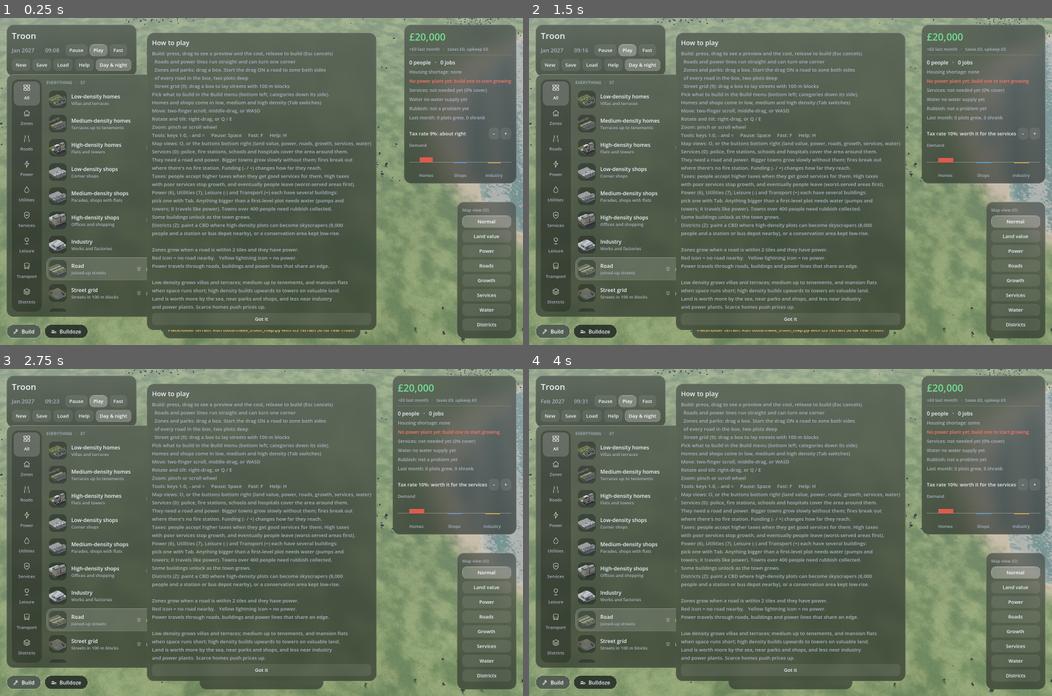
Above: before the commit, frames 1-4 (two rows, left to right).
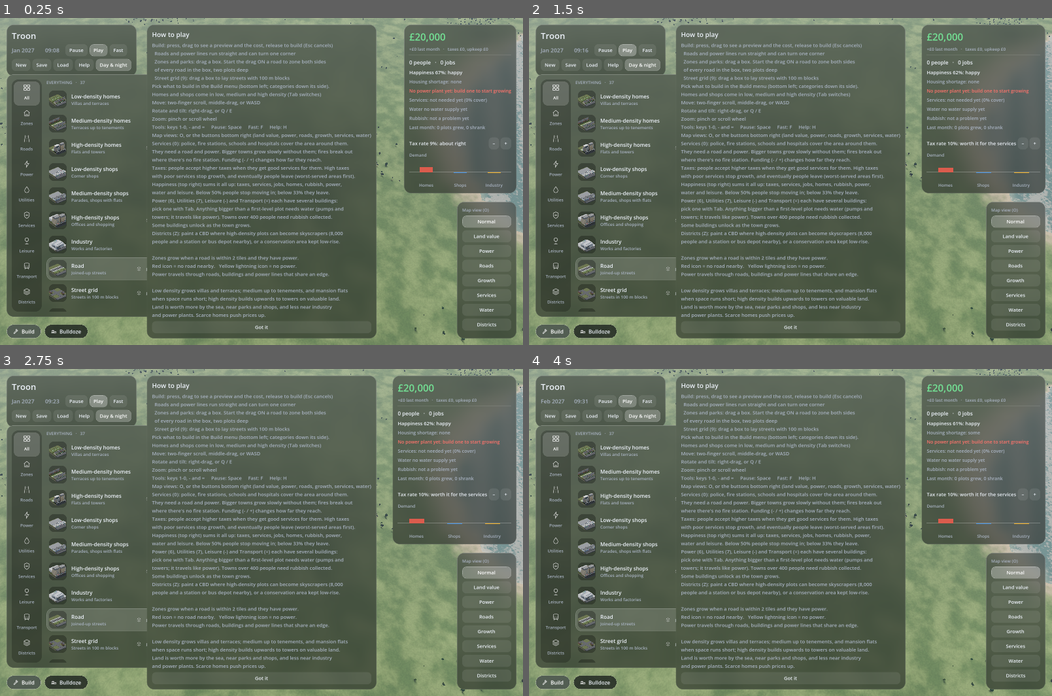
Above: after the commit, the same moments.

Repository: samdickie/city-sim-creator
Game: Godot game, scene res://game3d.tscn
Same seed, same stepped clock (60 frames per second), same inputs: the game is played once before the commit and once after it.
Inputs:
- Up to frame 1 (0.25 s): no input
- Up to frame 2 (1.5 s): click "+" at 0.5 s; click "Play" at 1.25 s
- Up to frame 3 (2.75 s): click "Play" at 2 s
- Up to frame 4 (4 s): click "Normal" at 2.75 s; click "Normal" at 3.5 s

The runs differ from the first frame. In frame 1, 10% of the frame differs, in the area x 28-99%, y 2-98%; in frame 2, 10%; in frame 3, 10%; in frame 4, 10%.

Commit message:
Happiness score: one 0-100% summary of how residents feel, which drives demand for homes
- simulation.gd: happiness (0-1) and happiness_parts built monthly (and on tax
  changes) from taxes vs services, services vs expectations, leisure, rubbish,
  unemployment, housing shortage, and homes without power or water. appeal() is
  now 3 x happiness - 1, so the number really sets whether people come or leave.
  Businesses use business_appeal() (the town-wide parts only), keeping their
  balance as before. Complaint API: complaint_keys(), unhappy_reasons(),
  complaint_text(), complaint_fix(), happiness_word(); zone hover text names
  the top complaint and its fix. Hook left for pollution.
- settings.gd: Happiness section with the new weights.
- hud.gd: "Happiness 72%: happy" line with the main complaint below 60%, red
  below 50%; tax line uses business appeal; help text.
- GAME_DESIGN.md: Happiness section.

Co-Authored-By: Claude Opus 5.5 <noreply@anthropic.com>
Claude-Session: https://claude.ai/code/session_01TJfN1XR5FkkXgydyT6DSGx

Diff:
--- a/scripts/hud.gd
+++ b/scripts/hud.gd
@@ -1,7 +1,7 @@
 extends CanvasLayer
 ## The on-screen interface: a clean, modern look with rounded translucent panels.
 ##   Top left:      city name, date, game speed
-##   Top right:     money, budget, people, power, tax, demand
+##   Top right:     money, budget, people, happiness, power, tax, demand
 ##   Bottom left:   the Build menu (categories down the side, items with
 ##                  pictures, descriptions and prices) and the Build / Bulldoze buttons
 ##   Bottom centre: what's under the mouse, and messages
@@ -57,6 +57,7 @@
 var money_label: Label
 var budget_label: Label
 var people_label: Label
+var happiness_label: Label
 var housing_label: Label
 var power_label: Label
 var growth_label: Label
@@ -168,6 +169,8 @@
 	box.add_child(_divider())
 	people_label = _label("", 16, TEXT)
 	box.add_child(people_label)
+	happiness_label = _label("", 15, TEXT)
+	box.add_child(happiness_label)
 	housing_label = _label("", 14, TEXT_DIM)
 	box.add_child(housing_label)
 	power_label = _label("", 14, TEXT_DIM)
@@ -550,6 +553,8 @@
 		"where there's no fire station. Funding (- / +) changes how far they reach.\n" +
 		"Taxes: people accept higher taxes when they get good services for them. High taxes\n" +
 		"with poor services stop growth, and eventually people leave (worst-served areas first).\n" +
+		"Happiness (top right) sums it all up: taxes, services, jobs, homes, rubbish, power,\n" +
+		"water and leisure. Below 50% people stop moving in; below 33% they leave.\n" +
 		"Power (6), Utilities (7), Leisure (-) and Transport (=) each have several buildings:\n" +
 		"pick one with Tab. Anything bigger than a first-level plot needs water (pumps and\n" +
 		"towers; it travels like power). Towns over 400 people need rubbish collected.\n" +
@@ -582,6 +587,16 @@
 	money_label.add_theme_color_override("font_color", BAD if sim.money * 10 < Settings.START_MONEY else GOOD)
 	budget_label.text = "%s last month   ·   taxes %s, upkeep %s" % [net_text, income_text, upkeep_text]
 	people_label.text = "%s people   ·   %s jobs" % [thousands(sim.population), thousands(sim.jobs())]
+	# Happiness sums everything up; when it slips, say what residents mind most.
+	var happy: float = sim.happiness
+	happiness_label.text = "Happiness %d%%: %s" % [roundi(happy * 100.0), sim.happiness_word()]
+	if happy < 0.6:
+		var complaints: Array = sim.unhappy_reasons(1)
+		if not complaints.is_empty():
+			var worst: String = complaints[0]
+			happiness_label.text += "\nMain complaint: %s" % worst
+	happiness_label.add_theme_color_override("font_color",
+		BAD if happy < 0.5 else (GOOD if happy >= 0.8 else TEXT))
 	var short: float = sim.housing_shortage()
 	var word := "none" if short <= 0.0 else ("some" if short < 0.4 else ("serious" if short < 0.8 else "severe"))
 	if sim.average_home_price > 0:
@@ -612,7 +627,7 @@
 	services_label.add_theme_color_override("font_color",
 		BAD if service_word == "poor" else (GOOD if service_word == "excellent" else TEXT_DIM))
 	tax_label.text = "Tax rate %d%%: %s" % [roundi(sim.tax_rate * 100.0), sim.tax_word()]
-	tax_label.add_theme_color_override("font_color", BAD if sim.appeal() < 0.3 else TEXT)
+	tax_label.add_theme_color_override("font_color", BAD if sim.business_appeal() < 0.3 else TEXT)
 	demand_box.queue_redraw()
 
 
--- a/scripts/settings.gd
+++ b/scripts/settings.gd
@@ -50,6 +50,20 @@
 const SERVICES_EFFECT := 0.6      # how much better (or worse) than expected services move appeal
 const TAX_BASE := 2.0             # £ per resident or job per month at a 100% rate
 const ROAD_UPKEEP := 0.5          # £ per road tile per month
+
+# --- Happiness ---
+# Happiness (0-100%) sums up how residents feel, and it is what draws people in.
+# It adds up taxes against services, services against what people expect, leisure
+# and rubbish (as above), plus the things below that only residents feel at home.
+# Each is in "appeal" points: a normal town has appeal 1 (67% happy); appeal 0.5
+# (50%) is where people stop wanting to move in, and below 0 (33%) they leave.
+const JOBS_START_POP := 400       # below this, people happily work in the towns nearby
+const JOBS_SLACK := 0.05          # this much unemployment is normal and nobody minds
+const UNEMPLOYMENT_EFFECT := 2.0  # appeal lost per share of workers out of work (above the slack)
+const HOUSING_EFFECT := 0.15      # appeal lost in a severe housing shortage (homes too dear)
+const NO_POWER_EFFECT := 0.8      # appeal lost if every home were without power...
+const NO_WATER_EFFECT := 0.6      # ...or without water (only homes big enough to need it)
+const COMPLAINT_SIZE := 0.05      # appeal a thing must cost before residents complain about it
 
 # --- Power ---
 const POWER_LINE_COST := 5
--- a/scripts/simulation.gd
+++ b/scripts/simulation.gd
@@ -20,6 +20,20 @@
 	Tile.HARBOUR: "harbour",
 }
 const LAST_TILE := Tile.HARBOUR
+# What residents complain about, by happiness part: [the complaint, how to fix it].
+# Kept in one place so the HUD, zone hover text and advisors all say the same thing.
+const COMPLAINTS := {
+	"taxes": ["taxes too high for the services", "lower the tax rate, or build services near homes"],
+	"services": ["not enough police, fire, schools or hospitals", "build services near homes, or fund them more"],
+	"rubbish": ["rubbish piling up", "build a landfill or recycling centre"],
+	"jobs": ["not enough jobs", "zone more shops or industry"],
+	"housing": ["homes too dear (housing shortage)", "zone more homes, or zone them denser"],
+	"power": ["homes without power", "build another power plant, or link the homes to one"],
+	"water": ["homes without water", "build a water pump or tower"],
+}
+# The parts businesses weigh too. The rest (jobs, housing, power and water at
+# home) only residents feel, so they don't put shops and industry off.
+const BUSINESS_PARTS: Array[String] = ["taxes", "services", "leisure", "rubbish"]
 enum Service { POLICE, FIRE, SCHOOL, HOSPITAL }   # same order as the service tiles
 enum Growth { NONE, GROWING, WAITING, BLOCKED, FULL }   # for the growth map
 
@@ -49,6 +63,14 @@
 var rubbish_made := 0                 # in residents' worth
 var rubbish_capacity := 0
 var leisure_appeal := 0.0             # extra appeal from leisure buildings and landmarks
+# How residents feel, 0 (furious) to 1 (delighted): the single summary of taxes,
+# services, leisure, rubbish, jobs, housing, power and water. It sets how many
+# people want to move in (see appeal()). Worked out again every month and
+# whenever taxes change, from the town itself, so it needs no saving.
+var happiness := 2.0 / 3.0
+# What happiness is made of, in appeal points: part name -> amount (below 0 = a
+# complaint). Names: taxes, services, leisure, rubbish, jobs, housing, power, water.
+var happiness_parts := {}
 var power_used := 0                   # zone levels currently built
 # How many more residents / shop jobs / industry jobs the town wants.
 # Negative means too many already.
@@ -242,10 +264,15 @@
 		return [Growth.FULL, "fully built up"]
 	var next_stage: int = stage_at(i, lv + 1)
 	if demand_for(t) < step_size(i) * 0.5:
-		if appeal() < 0.5:
-			if rubbish_shortfall() > 0.3:
-				return [Growth.WAITING, "waiting, people won't move in: rubbish is piling up (build a landfill or recycling centre)"]
-			return [Growth.WAITING, "waiting, people won't move in: taxes are high for the services they get"]
+		# Too unhappy (or, for businesses, too put off) to come: say what's wrong.
+		var homes: bool = t == Tile.HOMES
+		if (appeal() if homes else business_appeal()) < 0.5:
+			var who := "people" if homes else "businesses"
+			var keys := complaint_keys(1, not homes)
+			if keys.is_empty():
+				return [Growth.WAITING, "waiting, %s won't move in" % who]
+			return [Growth.WAITING, "waiting, %s won't move in: %s (%s)" \
+				% [who, complaint_text(keys[0]), complaint_fix(keys[0])]]
 		match t:
 			Tile.HOMES:
 				return [Growth.WAITING, "waiting, the town needs more jobs first"]
@@ -1099,15 +1126,135 @@
 
 
 func appeal() -> float:
-	# How keen people and businesses are to come here (1 = normal). Low taxes and
-	# good services raise it. High taxes lower it, but much less when people can
-	# see them paying for good services. Only high taxes AND poor services drive
-	# people away (below 0).
+	# How keen people are to move here (1 = normal, below 0 = they leave). It is
+	# just happiness on another scale: 0% happy = -1, 33% = 0, 67% = 1, 100% = 2.
+	return happiness * 3.0 - 1.0
+
+
+func business_appeal() -> float:
+	# How keen shops and industry are to come here, on the same scale: the parts
+	# of happiness businesses care about too (taxes, services, leisure, rubbish).
+	return clampf(1.0 + _sum_parts(BUSINESS_PARTS), -1.0, 2.0)
+
+
+func _measure_happiness() -> void:
+	# Add up everything residents care about, each in appeal points (0 = no effect).
+	# (Needs services, rubbish and leisure measured first.)
+	_update_water()                   # (and power) so cut-off homes are up to date
+	var parts := {}
+	# Taxes: low taxes please people. High taxes upset them, but much less when
+	# they can see them paying for good services. Only high taxes AND poor
+	# services drive people away.
 	var pain := (tax_rate - Settings.DEFAULT_TAX_RATE) * Settings.TAX_DEMAND_EFFECT
 	if pain > 0.0:
 		pain *= lerpf(Settings.TAX_TOLERANCE_POOR, Settings.TAX_TOLERANCE_GOOD, service_score)
-	return clampf(1.0 - pain + services_feeling() + leisure_appeal
-		- rubbish_shortfall() * Settings.RUBBISH_EFFECT, -1.0, 2.0)
+	parts["taxes"] = -pain
+	parts["services"] = services_feeling()
+	parts["leisure"] = leisure_appeal
+	parts["rubbish"] = -rubbish_shortfall() * Settings.RUBBISH_EFFECT
+	# Jobs: a little unemployment is normal; more than that and people get fed up.
+	# (Spare jobs or jobless workers also pull people in or put them off directly,
+	# in _update_demand, so this mostly explains why.)
+	var out_of_work := 0.0
+	if population >= Settings.JOBS_START_POP:
+		out_of_work = maxf(unemployment() - Settings.JOBS_SLACK, 0.0)
+	parts["jobs"] = -out_of_work * Settings.UNEMPLOYMENT_EFFECT
+	# Housing: a shortage pushes prices up, and dear homes put people off coming.
+	parts["housing"] = -housing_shortage() * Settings.HOUSING_EFFECT
+	# Power and water: the share of residents whose homes are cut off.
+	var people := 0
+	var no_power := 0
+	var no_water := 0
+	for i in w * h:
+		if tiles[i] == Tile.HOMES and levels[i] > 0:
+			var n := units(i)
+			people += n
+			if powered[i] == 0:
+				no_power += n
+			elif stage(i) >= 2 and watered[i] == 0:   # villas manage without mains water
+				no_water += n
+	if people > 0:
+		parts["power"] = -float(no_power) / people * Settings.NO_POWER_EFFECT
+		parts["water"] = -float(no_water) / people * Settings.NO_WATER_EFFECT
+	else:
+		parts["power"] = 0.0
+		parts["water"] = 0.0
+	# Pollution can feed in here later as one more part, e.g.
+	#   parts["pollution"] = -(share of residents in polluted air) * Settings.POLLUTION_EFFECT
+	# plus a "pollution" entry in COMPLAINTS (and in BUSINESS_PARTS if firms mind it too).
+	happiness_parts = parts
+	happiness = (clampf(1.0 + _sum_parts(parts.keys()), -1.0, 2.0) + 1.0) / 3.0
+
+
+func _sum_parts(names: Array) -> float:
+	var total := 0.0
+	for key: String in names:
+		var v: float = happiness_parts.get(key, 0.0)
+		total += v
+	return total
+
+
+func unemployment() -> float:
+	# Share of workers without a job, 0 to 1.
+	var workers := population * Settings.WORKER_SHARE
+	if workers <= 0.0:
+		return 0.0
+	return clampf((workers - jobs()) / workers, 0.0, 1.0)
+
+
+func happiness_word() -> String:
+	# 50% is where people stop moving in; below 33% they start to leave.
+	if happiness >= 0.8:
+		return "delighted"
+	if happiness >= 0.6:
+		return "happy"
+	if happiness >= 0.5:
+		return "content"
+	if happiness >= 1.0 / 3.0:
+		return "unhappy, few want to move in"
+	return "angry, people are leaving"
+
+
+func complaint_keys(count: int = 2, business_only: bool = false) -> Array[String]:
+	# The biggest things dragging happiness down, worst first (part names, see
+	# COMPLAINTS). Only things that cost at least Settings.COMPLAINT_SIZE count.
+	var found: Array[String] = []
+	for key: String in happiness_parts:
+		if business_only and not BUSINESS_PARTS.has(key):
+			continue
+		var v: float = happiness_parts[key]
+		if v <= -Settings.COMPLAINT_SIZE and COMPLAINTS.has(key):
+			found.append(key)
+	found.sort_custom(func(a: String, b: String) -> bool:
+		return float(happiness_parts[a]) < float(happiness_parts[b]))
+	var top: Array[String] = []
+	for key: String in found:
+		if top.size() >= count:
+			break
+		top.append(key)
+	return top
+
+
+func unhappy_reasons(count: int = 2) -> Array[String]:
+	# The top complaints in plain words, worst first, e.g. ["not enough jobs"].
+	# Empty when nothing much is wrong.
+	var words: Array[String] = []
+	for key: String in complaint_keys(count):
+		words.append(complaint_text(key))
+	return words
+
+
+func complaint_text(key: String) -> String:
+	var entry: Array = COMPLAINTS.get(key, ["", ""])
+	var text: String = entry[0]
+	return text
+
+
+func complaint_fix(key: String) -> String:
+	# What the player can do about a complaint, in plain words.
+	var entry: Array = COMPLAINTS.get(key, ["", ""])
+	var text: String = entry[1]
+	return text
 
 
 func services_expected() -> float:
@@ -1143,11 +1290,12 @@
 
 func _update_demand() -> void:
 	_measure_services()
+	_measure_happiness()
 	var a := appeal()
 	var workers := population * Settings.WORKER_SHARE
 	var spare_jobs := jobs() - workers          # below 0 = people out of work
 	# Homes: people from the region who'd like to move here (more for a bigger,
-	# cheaper town), plus people coming for spare jobs (or put off by unemployment).
+	# happier town), plus people coming for spare jobs (or put off by unemployment).
 	var homes := (Settings.TOWN_PULL + population * Settings.REGION_GROWTH) * a \
 		+ spare_jobs * Settings.JOB_PULL
 	# Shops and offices follow residents; industry employs the workers they don't.
@@ -1159,8 +1307,9 @@
 	shop_target += population * visitors * stations
 	var port_jobs: int = info(Tile.HARBOUR).get("port_jobs", 0)
 	var trade := port_jobs * _working_count(Tile.HARBOUR)
-	demand[Tile.SHOPS] = _business_demand(shop_target - shop_jobs, shop_jobs, a)
-	demand[Tile.INDUSTRY] = _business_demand(workers - shop_target - industry_jobs + trade, industry_jobs, a)
+	var b := business_appeal()
+	demand[Tile.SHOPS] = _business_demand(shop_target - shop_jobs, shop_jobs, b)
+	demand[Tile.INDUSTRY] = _business_demand(workers - shop_target - industry_jobs + trade, industry_jobs, b)
 
 
 func _business_demand(gap: float, jobs_now: int, a: float) -> float:
@@ -1173,8 +1322,10 @@
 
 
 func tax_word() -> String:
-	# How the tax rate is going down, for the HUD.
-	var a := appeal()
+	# How the tax rate is going down, for the HUD. Only the town-wide things
+	# (taxes, services, leisure, rubbish), so jobs or power cuts don't show up as
+	# a tax problem; the happiness line covers those.
+	var a := business_appeal()
 	var high := tax_rate > Settings.DEFAULT_TAX_RATE + 0.005
 	if a >= 1.3:
 		return "attracting people"
Not shown, changed: GAME_DESIGN.md
